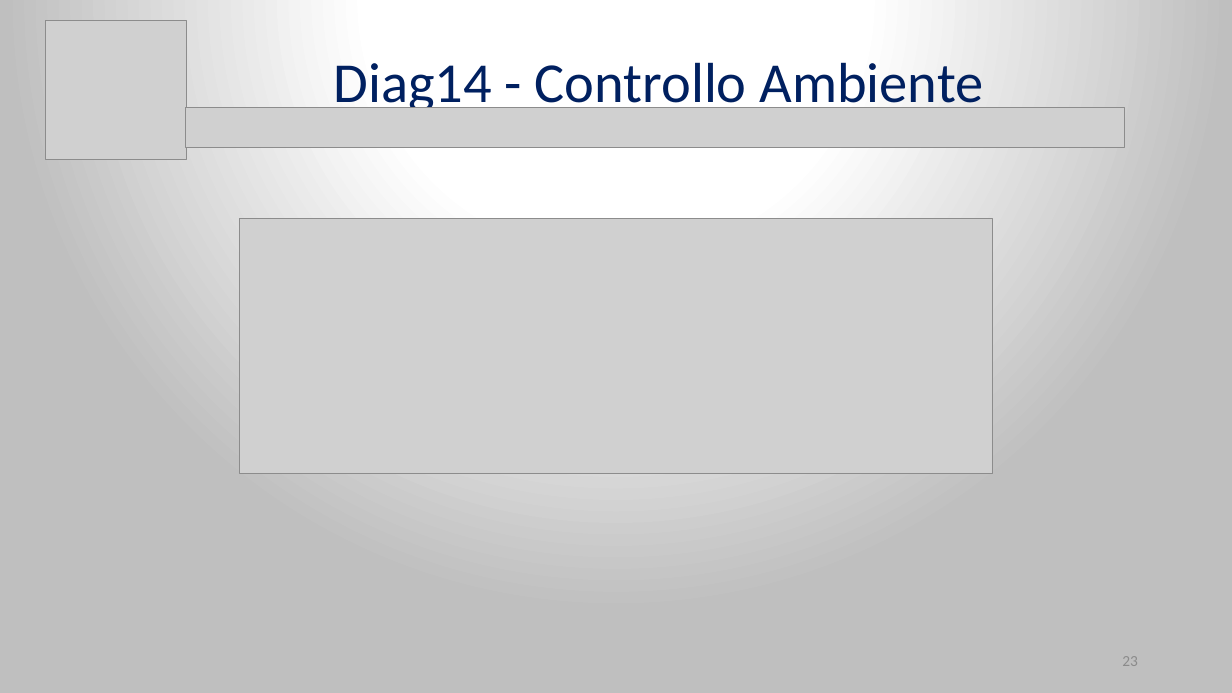
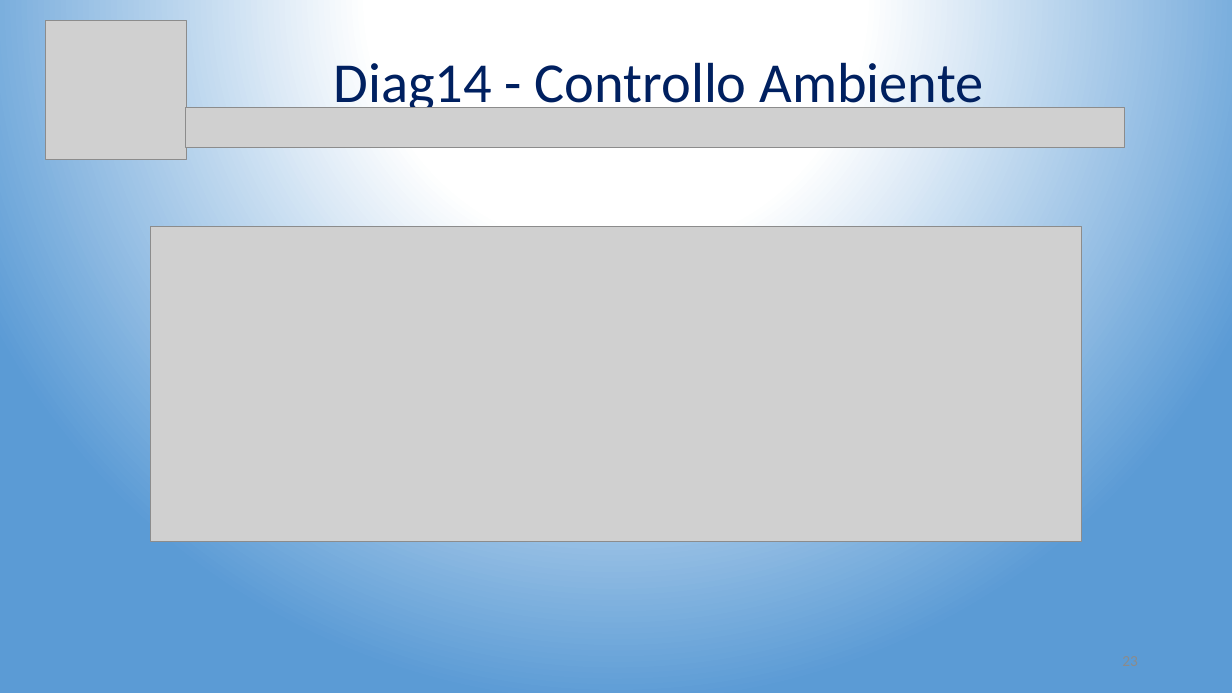
Before and after one commit to Wonderjack996/unimib-software-architecture, a slide deck: slide 23 of Progetto/Presentazione.pptx. Drawn at 1232x693 pixels with LibreOffice and Linux fonts; fonts in the diff are those of the drawing; grey boxes stand for pictures. Boxes give left, top, right and bottom in pixels: in the first picture for what was removed or moved away, otherwise in the second. Text is boxed around its words. In the diff, an @@ line names an element or a change of style, - is before the commit and + after.

```diff
--- a/Progetto/Presentazione.pptx
+++ b/Progetto/Presentazione.pptx
@@ background gradient #FFFFFF to #BFBFBF to gradient #FFFFFF to #5B9BD5 @@
@@ picture: place and size @@
-picture at (239, 219, 993, 474)
+picture at (151, 226, 1081, 542)
@@ page number removed at (1122, 656, 1138, 666) @@
-23
```
Also in this commit, not shown: 57 other slides changed, 1 other file.
